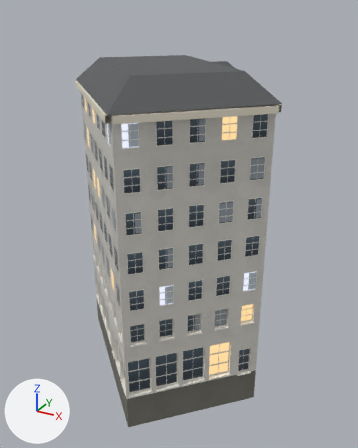
Before and after pictures for a commit that changed the glTF model web/public/models/landmarks/ida9.glb.
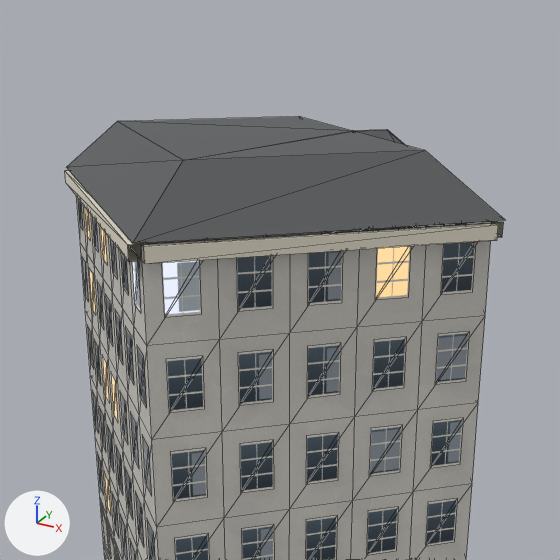
Old and new are each drawn whole from a 50 mm camera at (20.4, -35.0, 28.9) aimed at (1.2, 0.0, 11.4) and again close up on the part from 12% to 86% of the width and 0% to 59% of the height. Every picture has the same lights, and +X, +Y and +Z are marked at lower left. The first two pictures are the older version. The close-ups show mesh edges as thin lines. Where no turn or scale is listed for an object, it has been applied to the vertices. Vertices at exactly the same position are counted once.

The older version as bpy lines, for what is in view:
```python
me_mesh_0 = bpy.data.meshes.new('Mesh_0')
me_mesh_0.from_pydata(...)  # 1464 vertices, 1680 faces; spans x 0.0..20.5, y -20.3..0.0, z 0.0..27.8
# faces by material slot: [660, 350, 670]
me_mesh_0.materials.append(mat_wall)
me_mesh_0.materials.append(mat_glass)
me_mesh_0.materials.append(mat_flat)
ob_mesh_0 = bpy.data.objects.new('Mesh_0', me_mesh_0)
ob_mesh_0.location = (-10.33, 9.93, -3.0)
```
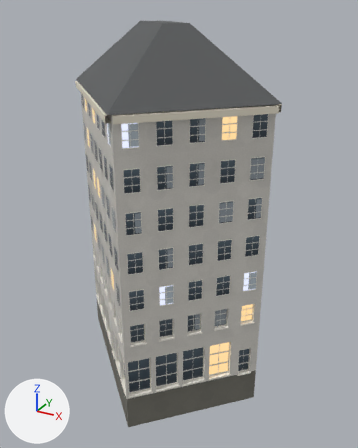
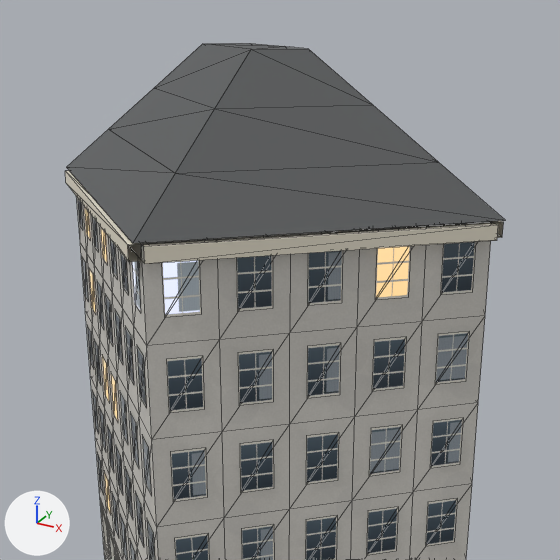
Where the newer file only moved an object's origin or applied its transform, the numbers keep the older frame.

What differs and where, as boxes (x1, y1, x2, y2) in the close-ups (560 x 560 px):
'Mesh_0', reshaped
    before: (65, 116, 505, 560)
    after: (65, 43, 504, 560)
part 1 of me_mesh_0, built on
    before: (66, 116, 505, 243)
    after: (66, 43, 504, 243)

Diff of the bpy script that builds the scene:
```diff
--- a/web/public/models/landmarks/ida9.glb.py
+++ b/web/public/models/landmarks/ida9.glb.py
@@ me_mesh_0 @@
 # used by ob_mesh_0; location = (-10.33, 9.93, -3.0)
-me_mesh_0.from_pydata(...)  # 1464 vertices, 1680 faces; spans x 0.0..20.5, y -20.3..0.0, z 0.0..27.8
+me_mesh_0.from_pydata(...)  # 1474 vertices, 1700 faces; spans x 0.0..20.5, y -20.3..0.0, z 0.0..30.8
+# me_mesh_0 part 1
+# 8 vertices are removed from x 2.8..17.6, y -17.4..-2.8, z 27.8
+# 22 faces are deleted
+# 18 vertices are added at x 2.4..18.1, y -17.9..-2.3, z 27.5..30.8
+# 42 new faces join them, mat_flat
+# other edits to the shape of me_mesh_0 do not show in these pictures
 me_mesh_0.materials.append(mat_wall)
```
